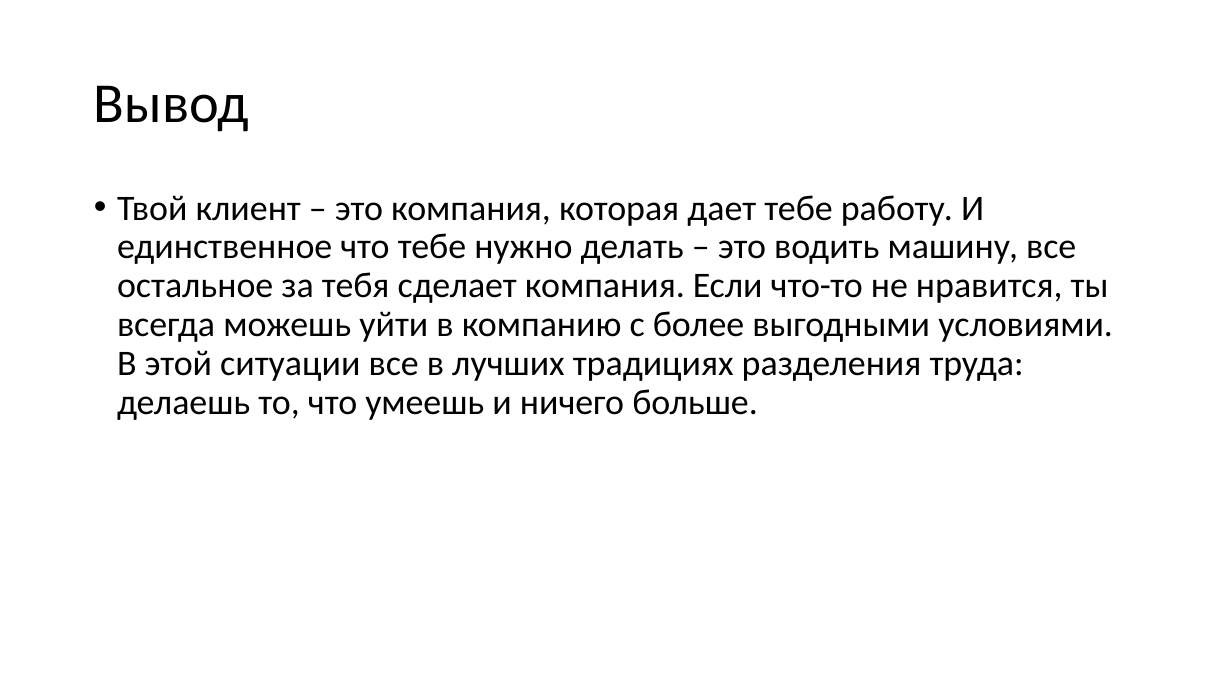
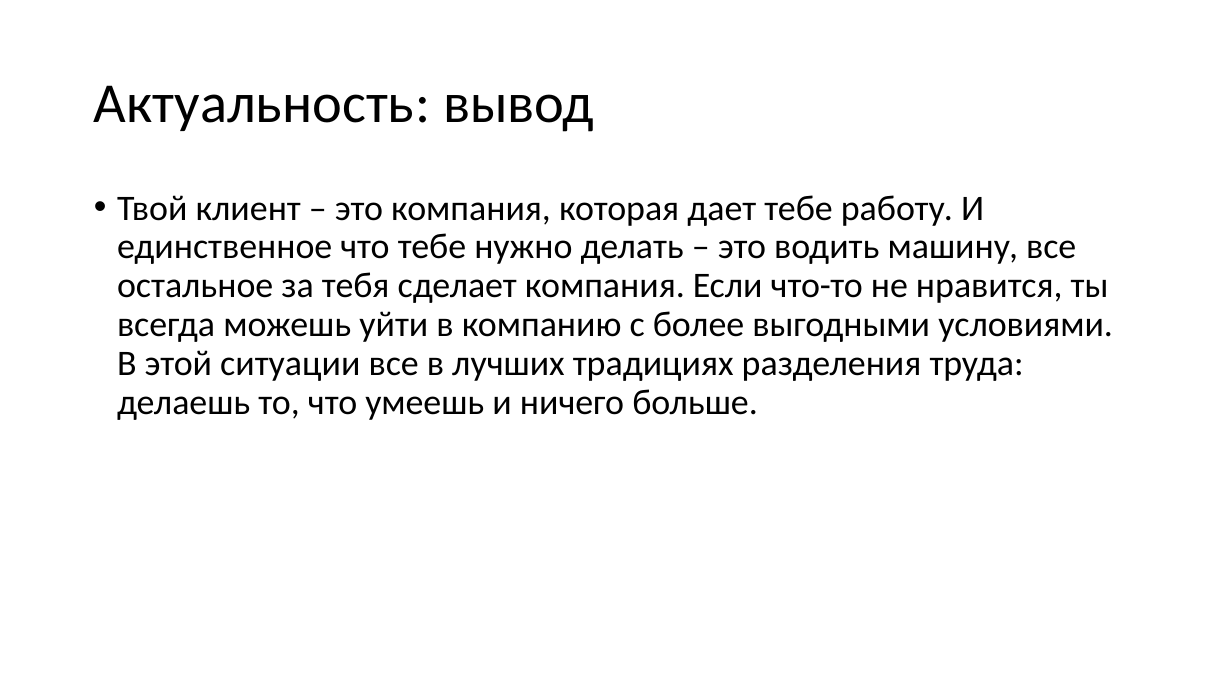
Before and after one commit to gromov-nikita/diplomHUB, a slide deck: slide 3 of diplom v2.0/doc/Презентация.pptx (slide 4 before the commit). Drawn at 1232x693 pixels with LibreOffice and Linux fonts; fonts in the diff are those of the drawing. Boxes give left, top, right and bottom in pixels: in the first picture for what was removed or moved away, otherwise in the second. Text is boxed around its words. In the diff, an @@ line names an element or a change of style, - is before the commit and + after.

```diff
--- a/diplom v2.0/doc/Презентация.pptx
+++ b/diplom v2.0/doc/Презентация.pptx
@@ title at (94, 85, 594, 132): text changed @@
-Вывод
+Актуальность: вывод
```
Also in this commit, not shown: 1 other slide changed, 1 slide removed.
